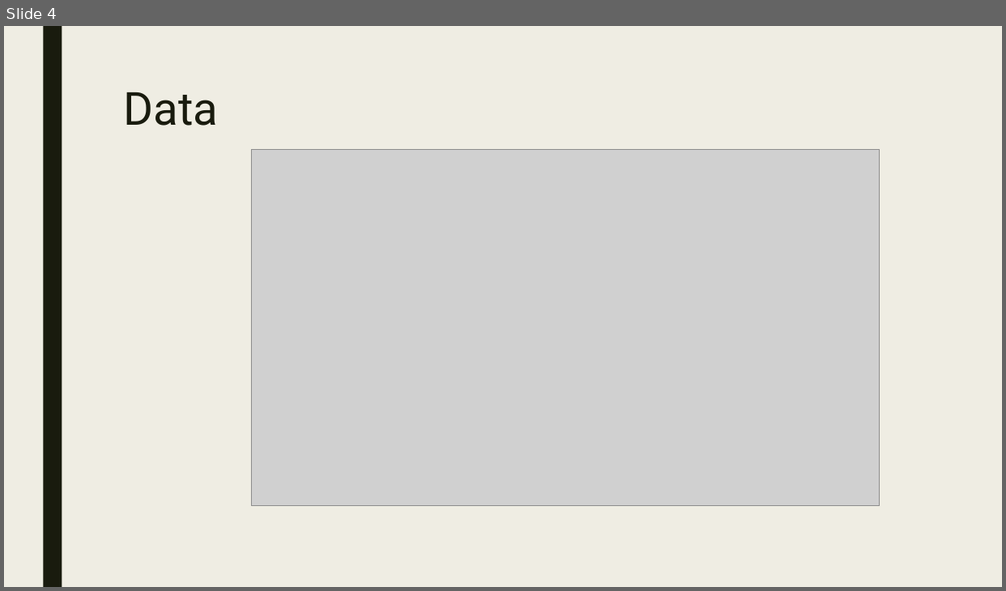
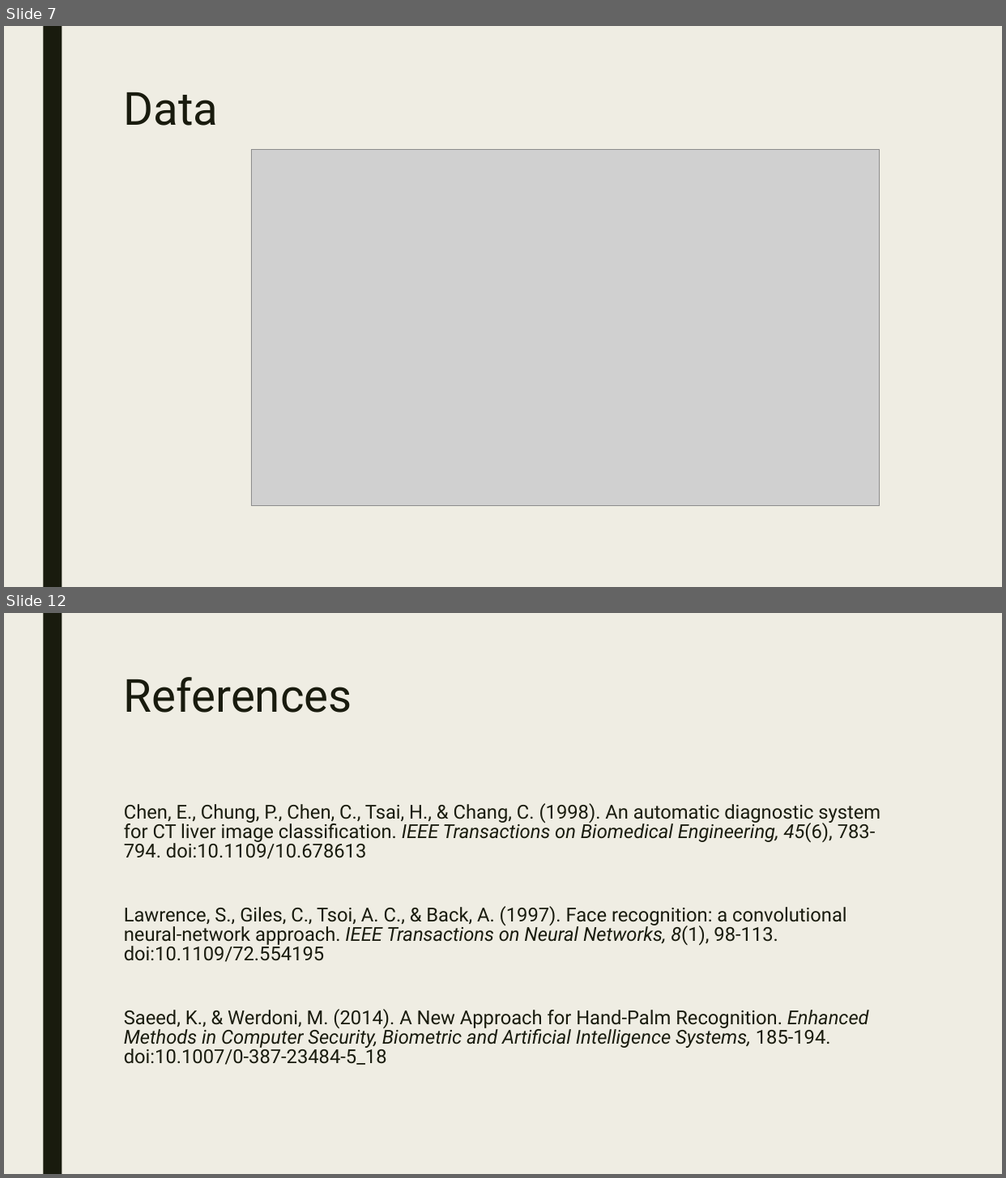
Before and after one commit to keerats7/Research, a slide deck: ProgressReport.pptx. Shown one above the other, each under a label of ours: slide 4 before the commit, slides 7 and 12 after it; the slides between them are not shown. The pictures are 1006x591 and 1006x1178 pixels, drawn with LibreOffice and Linux fonts; fonts in the diff are those of the drawing; grey boxes stand for pictures. Boxes give left, top, right and bottom in pixels: in the first picture for what was removed or moved away, otherwise in the second. Text is boxed around its words. In the diff, an @@ line names an element or a change of style, - is before the commit and + after.

```diff
--- a/ProgressReport.pptx
+++ b/ProgressReport.pptx
@@ slide 12 added at [4,613,1002,1174], background #EFEDE3; not listed: 1 template element that a slide beside it also shows @@
@@ title added at [124,677,352,713], 44 pt, text #191B0E @@
+References
@@ text added at [124,803,880,1065], 18.5 pt, text #191B0E @@
+Chen, E., Chung, P., Chen, C., Tsai, H., & Chang, C. (1998). An automatic diagnostic system for CT liver image classification. IEEE Transactions on Biomedical Engineering, 45(6), 783-794. doi:10.1109/10.678613
+Lawrence, S., Giles, C., Tsoi, A. C., & Back, A. (1997). Face recognition: a convolutional neural-network approach. IEEE Transactions on Neural Networks, 8(1), 98-113. doi:10.1109/72.554195
+Saeed, K., & Werdoni, M. (2014). A New Approach for Hand-Palm Recognition. Enhanced Methods in Computer Security, Biometric and Artificial Intelligence Systems, 185-194. doi:10.1007/0-387-23484-5_18
@@ what was slide 4 is now slide 7 @@
```
Also in this commit, not shown: 1 slide changed, 6 other slides added, 2 slides removed.
